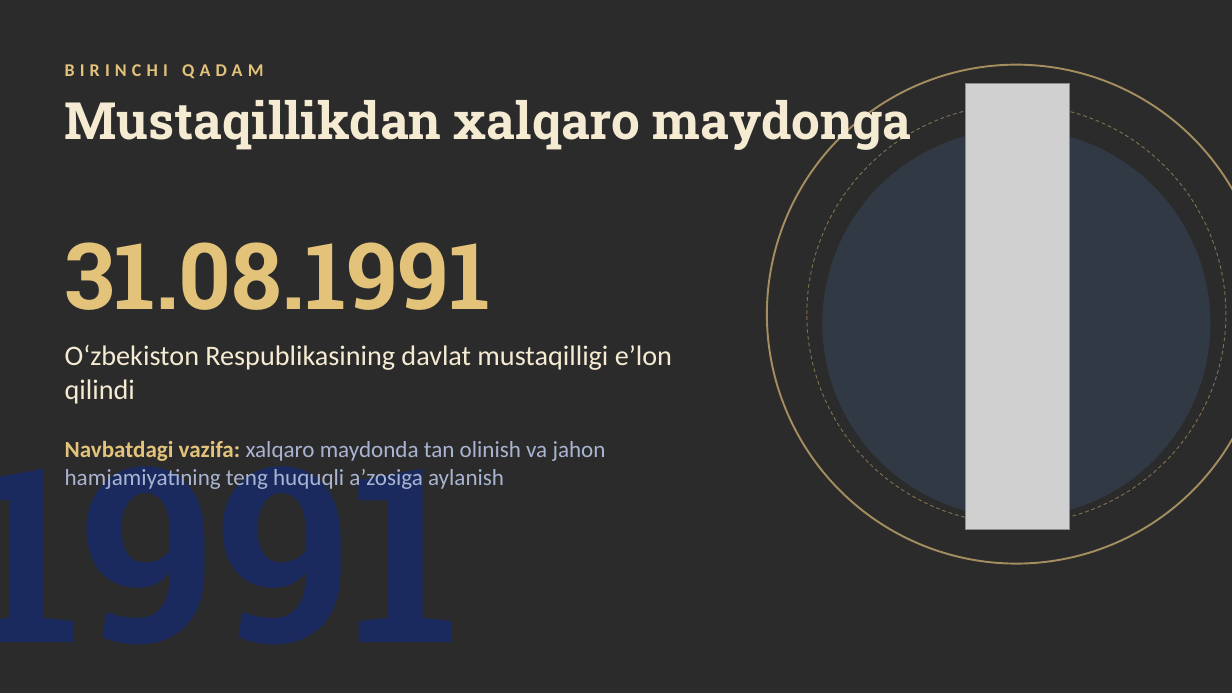
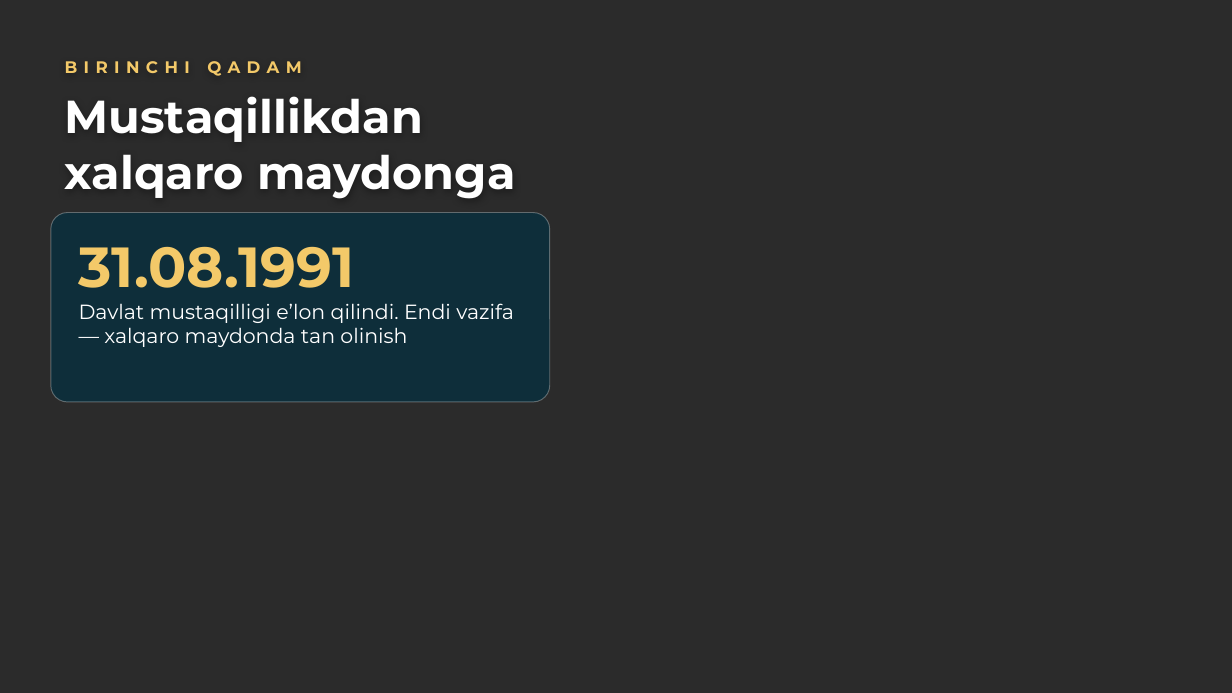
Before and after one commit to mmuhammadovv/mustaqil_ish_ay, a slide deck: slide 2 of alohida/BMT_himoya.pptx. Drawn at 1232x693 pixels with LibreOffice and Linux fonts; fonts in the diff are those of the drawing; grey boxes stand for pictures; background and template pictures are left out; a plain dark background stands for a picture behind light text. Boxes give left, top, right and bottom in pixels: in the first picture for what was removed or moved away, otherwise in the second. Text is boxed around its words. In the diff, an @@ line names an element or a change of style, - is before the commit and + after.

```diff
--- a/alohida/BMT_himoya.pptx
+++ b/alohida/BMT_himoya.pptx
@@ text "BIRINCHI QADAM" at bbox=[65, 61, 301, 76]: size 14 to 13 pt, font Calibri to Montserrat, text colour #E3C27A to #F3C969, letter spacing 4 to 5 pt @@
@@ text "Mustaqillikdan xalqaro maydonga" at bbox=[65, 96, 516, 199]: size 40 to 36 pt, font Roboto Slab to Montserrat, text colour #F5EBD3 to #FFFFFF @@
@@ ellipse removed at bbox=[767, 65, 1232, 564] @@
@@ picture removed at bbox=[966, 83, 1069, 530] @@
@@ ellipse removed at bbox=[807, 104, 1226, 524] @@
@@ ellipse removed at bbox=[823, 129, 1211, 518] @@
@@ rounded rectangle added at bbox=[51, 213, 550, 402], fill #06303F at 78% opacity, outline #FFFFFF 0.75 pt @@
@@ text removed at bbox=[65, 242, 490, 310] @@
-31.08.1991
@@ text added at bbox=[79, 246, 514, 347], 16 pt, text #FFFFFF @@
+31.08.1991
+Davlat mustaqilligi eʼlon qilindi. Endi vazifa — xalqaro maydonda tan olinish
@@ text removed at bbox=[65, 345, 672, 404] @@
-Oʻzbekiston Respublikasining davlat mustaqilligi eʼlon qilindi
@@ text removed at bbox=[0, 441, 459, 644] @@
-1991
@@ text removed at bbox=[65, 441, 606, 491] @@
-Navbatdagi vazifa: xalqaro maydonda tan olinish va jahon hamjamiyatining teng huquqli aʼzosiga aylanish
```
Also in this commit, not shown: 8 other slides changed, 1 slide added, 12 other files.
